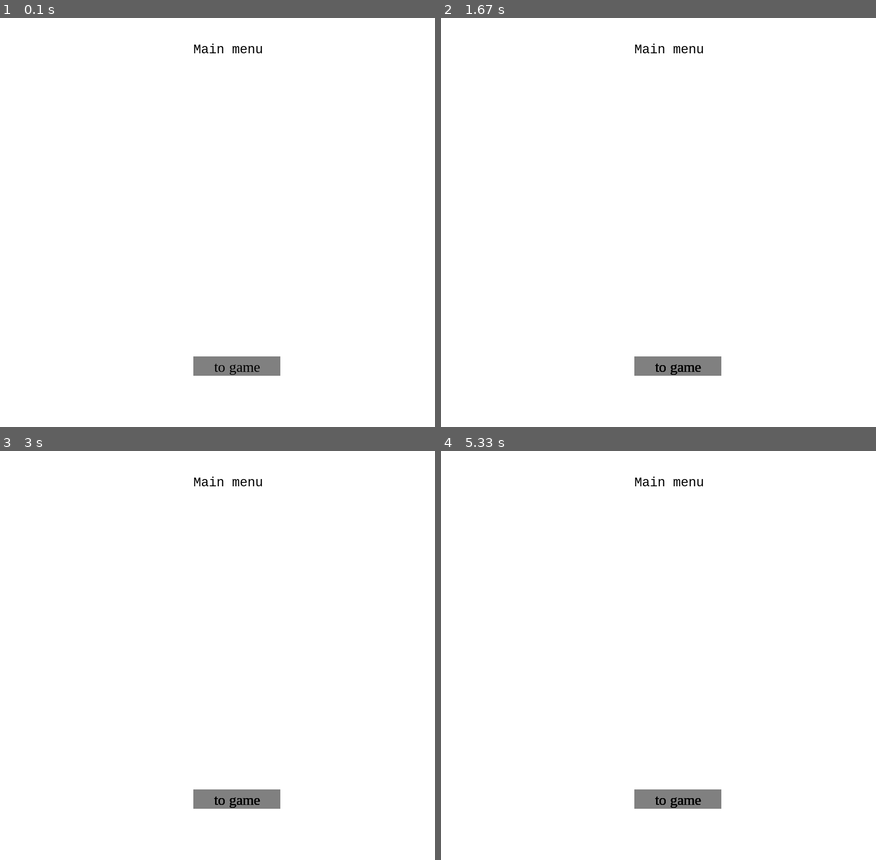
Above: before the commit, frames 1-4 (two rows, left to right).
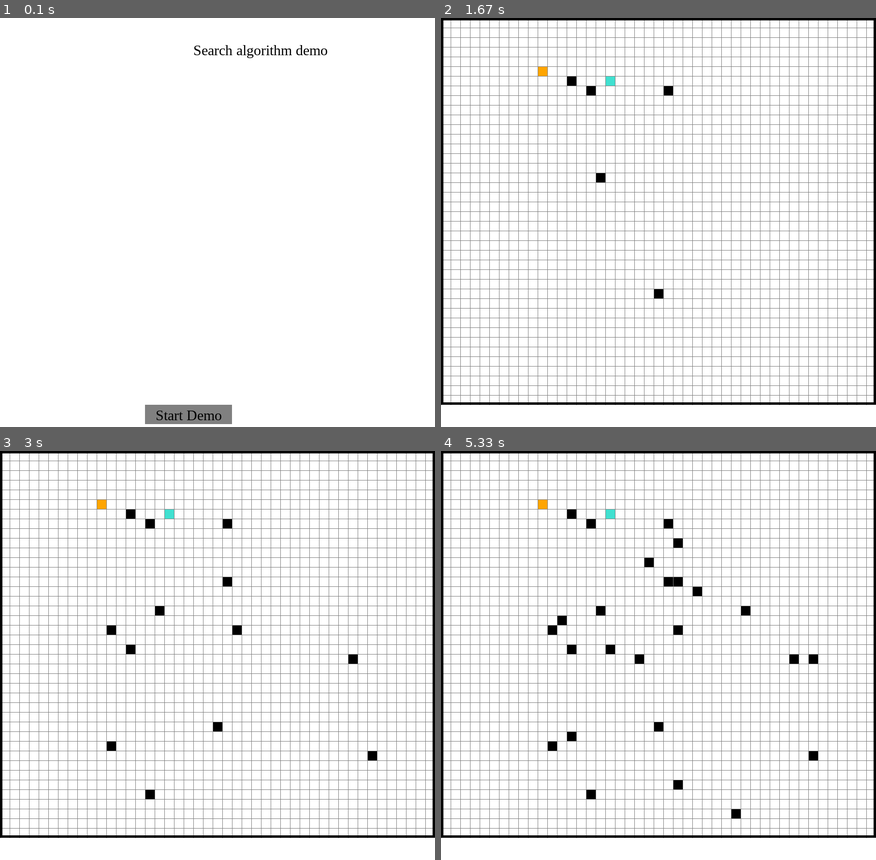
Above: after the commit, the same moments.

Repository: agl49/searchAlgs
Game: pygame game, started from main.py
The game is run twice, just before and just after one commit, with the same random seed, the same clock (stepped at 60 frames per second) and the same inputs.
Inputs (mouse positions are in pixels of both pictures, inside the frame that each line leads up to):
- Up to frame 1 (0.1 s): no input
- Up to frame 2 (1.67 s): click (628, 414) at 0.38 s, where only the run after the commit has a clickable "Start Demo"; press the mouse at (545, 75) at 0.7 s; move the mouse to (606, 83) at 0.8 s; release the mouse at (667, 87) at 0.93 s; press the mouse at (545, 75) at 1.03 s; move the mouse to (601, 181) at 1.13 s; release the mouse at (658, 287) at 1.27 s; press the mouse at (545, 75) at 1.37 s; move the mouse to (567, 83) at 1.47 s; release the mouse at (588, 91) at 1.6 s
- Up to frame 3 (3 s): press the mouse at (104, 508) at 1.7 s; move the mouse to (226, 581) at 1.8 s; release the mouse at (352, 659) at 1.93 s; press the mouse at (104, 508) at 2.03 s; move the mouse to (239, 630) at 2.13 s; release the mouse at (369, 753) at 2.27 s; press the mouse at (104, 508) at 2.37 s; move the mouse to (108, 626) at 2.47 s; release the mouse at (113, 745) at 2.6 s; press the mouse at (104, 508) at 2.7 s; move the mouse to (126, 651) at 2.8 s; release the mouse at (152, 794) at 2.93 s
- Up to frame 4 (5.33 s): press the mouse at (545, 508) at 3.03 s; move the mouse to (645, 561) at 3.13 s; release the mouse at (749, 610) at 3.27 s; press the mouse at (545, 508) at 3.37 s; move the mouse to (675, 585) at 3.47 s; release the mouse at (810, 663) at 3.6 s; press the mouse at (545, 508) at 3.7 s; move the mouse to (641, 659) at 3.8 s; release the mouse at (736, 815) at 3.93 s; press the mouse at (545, 508) at 4.03 s; move the mouse to (558, 622) at 4.13 s; release the mouse at (571, 737) at 4.27 s; press the mouse at (545, 508) at 4.37 s; move the mouse to (610, 647) at 4.47 s; release the mouse at (675, 786) at 4.6 s; click (697, 594) at 4.75 s; click (680, 545) at 5.25 s

The runs differ from the first frame. In frame 1, 2.2% of the frame differs, in the area x 33-76%, y 6-100%; in frame 2, 12%; in frame 3, 13%; in frame 4, 13%, in the area x 0-100%, y 0-95%.

Commit message:
grid display ready and working

Diff:
--- a/controller.py
+++ b/controller.py
@@ -1,9 +1,10 @@
 # Has functions for input and interaction with the user
 import pygame
 
-def get_clicked_position(pos, rows, width):
-    gap = width // rows
-    y, x = pos
+# TODO: problem with the x y and indexing through the grid[][]
+def get_clicked_position(pos, cols, width):
+    gap = width // cols
+    x, y = pos
 
     row = y // gap
     col = x // gap
--- a/display.py
+++ b/display.py
@@ -39,6 +39,9 @@
     def reset(self):
         self.color = const.WHITE
 
+    def make_start(self):
+        self.color = const.ORANGE
+
     def make_closed(self):
         self.color = const.RED
 
@@ -74,44 +77,55 @@
 
     #Default values to prevent error with range()
     #Makes grid 2d array that used to present data
-    def make_grid(self, rows = 1, width = 1):
+    def make_grid(self, rows = 1, cols = 1, width = 1):
         grid = []
-        gap = width // rows
-        #Fill the grid with nodes
-        for i in range(rows):
+        gap = width // cols
+        demo_height = rows * gap
+        demo_width = cols * gap
+
+        # For now, grid is created from 0,0 for its starting point
+        grid_container = pygame.Rect(0, 0, demo_width, demo_height)
+        # Fill the grid with nodes
+        # debugging
+        # print(f"rows input:{rows}")
+
+        for y in range(rows):
             grid.append([])
-            for j in range(rows):
-                new_node = node(i, j, gap, rows)
-                grid[i].append(new_node)
+            for x in range(cols):
+                new_node = node(x, y, gap, rows)
+                grid[y].append(new_node)
 
-        return grid
+        return grid, grid_container
 
-    def draw_grid(self, rows, width):
-        gap = width // rows
+    def draw_grid(self, rows, cols, width):
+        gap = width // cols
+        demo_height = rows * gap
+
         for i in range(rows):
             #Draw the horizontal lines
             pygame.draw.line(self.window, const.GREY, (0, i * gap),
                              (width, i * gap))
-            for j in range(rows):
+            for j in range(cols):
                 #Draw the vertical lines
                 pygame.draw.line(self.window, const.GREY, (j * gap, 0),
-                                 (j * gap, width))
+                                 (j * gap, demo_height))
 
-    def draw_grid_window(self, grid, rows):
+    def draw_grid_window(self, grid, rows, cols, grid_width, grid_container):
         #Fills window with white
         self.window.fill(const.WHITE)
 
         #Draw each node object in the grid
         for row in grid:
-            for n in grid:
+            # Debugging
+            # print(f"row length:{len(row)}")
+            for n in row:
                 n.draw(self.window)
 
-        self.draw_grid(rows, self._width)
+        self.draw_grid(rows, cols, grid_width)
+        pygame.draw.rect(self.window, const.BLACK, grid_container, 5)
+
+        # May have to remove this update
         pygame.display.update()
 
     def draw_normal_window(self):
         self.window.fill(const.WHITE)
-
-
-# Display options menu function
-# def displayMenu():
--- a/main.py
+++ b/main.py
@@ -15,7 +15,10 @@
     # model.testGUI(mainClock)
 
     # Test Window switching
-    model.main_menu_test(mainClock)
+    # model.main_menu_test(mainClock)
+
+    # Actual program
+    model.menu(mainClock)
 
     pygame.quit()
 
--- a/model.py
+++ b/model.py
@@ -255,30 +255,36 @@
         # Window change
         if toDemo:
             menu_window.draw_normal_window()
-            # demo(mainClock)
+            demo(mainClock, 50, 900)
 
         pygame.display.update()
         mainClock.tick(60)
 
 # TODO problem with space calculation of size of grid and space for
 # buttons. Did some, checking, should work, not sure though
-# TODO Problem: current implementation does not allow for space
-# for the buttons
 def demo(mainClock, rows, window_width):
     demo_window = window(window_width)
 
+    # Space of the window that the demo will take place
+    # demo_space = window_width - 100
+
     start_node = None
     end_node = None
 
-    rows = 50
-    grid = demo_window.make_grid(rows, window_width)
+    rows = 40
+    cols = 45
+    grid, grid_container = demo_window.make_grid(rows, cols, window_width)
 
     running = True
     alg_start = False
 
-    toMenuButton = pygameGUI.Button(200, 850, "Return to Menu",
+    # Updates these positions
+    toMenuButton = pygameGUI.Button(820, 200, "Return to Menu",
                                     const.buttonMode.BOOL)
-    restartButton = pygameGUI.Button(600, 850, "Reset", const.buttonMode.BOOL)
+    restartButton = pygameGUI.Button(820, 750, "Reset", const.buttonMode.BOOL)
+
+    # Text items to add to the window, such as instructions on how to use the
+    # demo
 
     running = True
 
@@ -287,6 +293,8 @@
         toMenu = False
         restart = False
 
+        demo_window.draw_grid_window(grid, rows, cols, window_width, grid_container)
+
         # Events
         for event in pygame.event.get():
             if event.type == pygame.QUIT:
@@ -301,8 +309,46 @@
             if alg_start:
                 continue
 
-            # Problem: what if click is outside of grid zone
             if pygame.mouse.get_pressed()[0]: # Left mouse button
                 pos = pygame.mouse.get_pos()
-                row, col = get_clicked_position(pos, rows, window_width)
-                spot = grid[row][col]
+
+                if grid_container.collidepoint(pos):
+                    row, col = get_clicked_position(pos, cols, window_width)
+                    # Debugging
+                    print(f"row: {row}, col: {col}")
+                    spot = grid[row][col]
+                    if not start_node:
+                        start_node = spot
+                        start_node.make_start()
+
+                    elif not end_node:
+                        end_node = spot
+                        end_node.make_end()
+
+                    elif spot != end_node and spot != start_node:
+                        spot.make_barrier()
+
+            elif pygame.mouse.get_pressed()[1]: # Right mouse button
+                pass
+
+            # Buttons get events
+            # toMenuButton.get_event(event)
+            # restartButton.get_event(event)
+
+        # Buttons section
+        # toMenu = toMenuButton.drawButton(demo_window)[0]
+        # restart = restartButton.drawButton(demo_window)[0]
+
+        if toMenu:
+            print("toMenu pressed")
+            running = False
+
+        if restart:
+            print("restart pressed")
+
+
+        # Text section
+
+
+        pygame.display.update()
+        mainClock.tick(60)
--- a/pygameGUI.py
+++ b/pygameGUI.py
@@ -201,8 +201,6 @@
 
         surface.blit(self._surface, pos)
 
-# TODO the buttons are a fixed size and can't adjust to text label
-# from the input
 class Button:
     #button class variables
     WIDTH = 180
@@ -268,8 +266,6 @@
 
         width = max(Button.WIDTH, text_len + 10)
 
-        #Rectangle object of button
-        # Fixed and won't adjust to the size of text
         button_rect = pygame.Rect(self.x, self.y, width, Button.HEIGHT)
 
 
